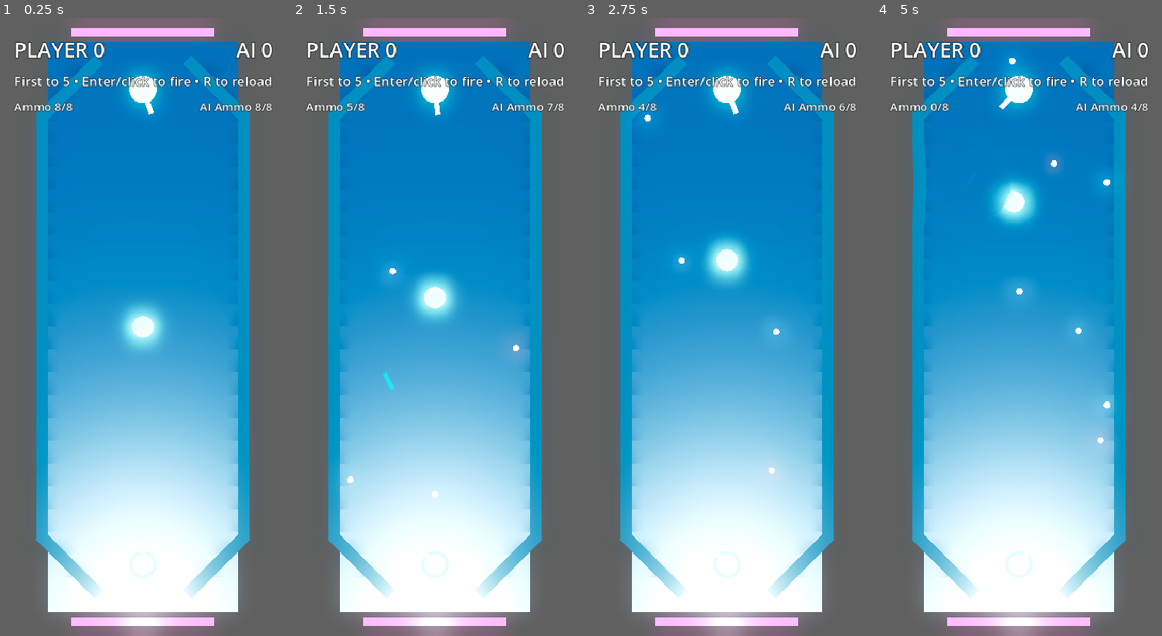
Above: before the commit, frames 1-4 (left to right).
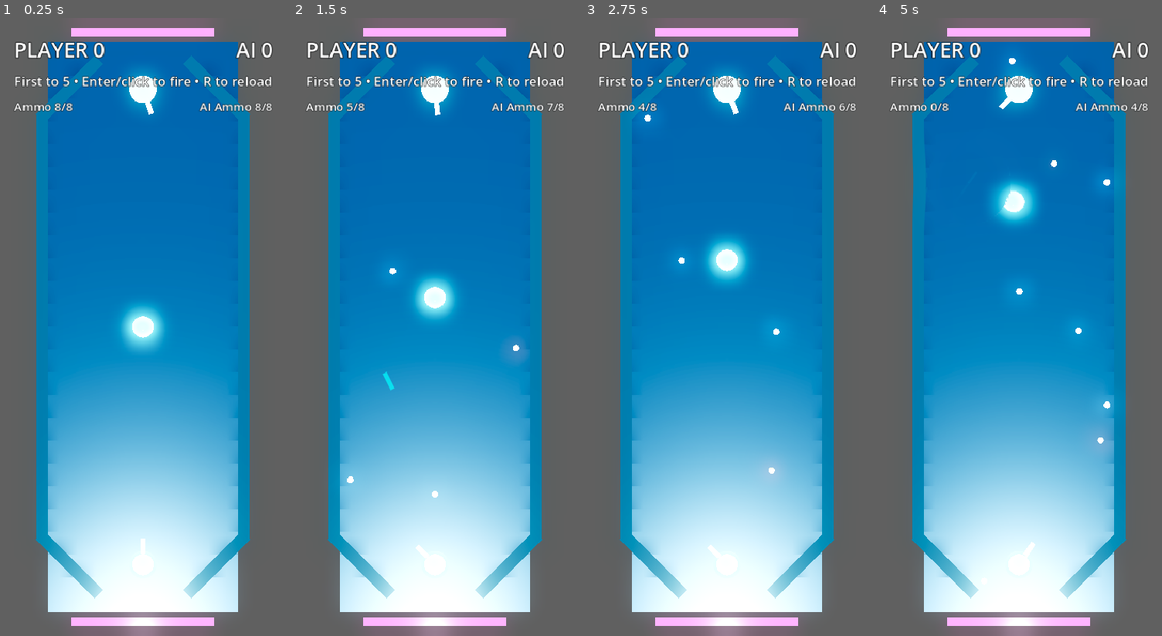
Above: after the commit, the same moments.

Repository: mchambers-mojang/sweet-vinegar-games
Game: Godot game, scene res://carom/scenes/carom_arena.tscn
Same seed, same stepped clock (60 frames per second), same inputs: the game is played once before the commit and once after it. This scene is started directly instead of the project's main scene.
Inputs (mouse positions are in pixels of both pictures, inside the frame that each line leads up to):
- Up to frame 1 (0.25 s): no input
- Up to frame 2 (1.5 s): tap Enter (ui_accept) at 0.5, 0.77, 1.25 s; move the mouse to (497, 296) at 0.52 s; hold Right (ui_right) 0.53-1.25 s; hold Shift 0.53-1.25 s; click (497, 296) at 0.67 s; drag from (377, 357) to (420, 450) at 1.27 s
- Up to frame 3 (2.75 s): tap Enter (ui_accept) at 2 s; move the mouse to (755, 191) at 2.02 s; hold Right (ui_right) from 2.03 s (still down); tap Ctrl at 2.1 s
- Up to frame 4 (5 s): release Right (ui_right) at 2.75 s; tap Enter (ui_accept) at 2.75, 3.5, 3.77, 4.25 s; drag from (1004, 450) to (933, 234) at 2.77 s; move the mouse to (1104, 419) at 3.52 s; hold Left (ui_left) 3.53-4.25 s; tap R at 3.6 s; drag from (933, 234) to (976, 172) at 4.27 s

The runs differ from the first frame. In frame 1, 30% of the frame differs, in the area x 12-88%, y 45-97%; in frame 2, 31%; in frame 3, 31%; in frame 4, 31%, in the area x 12-88%, y 21-97%.

Commit message:
fix: Add WorldEnvironment to kill bloom/washout
- Added Environment with glow disabled, dark background,
  ACES tonemapping, and no auto-exposure
- Reduced DirectionalLight energy from 2.2 to 1.0
- Dark ambient light so emissive materials stand out without
  everything washing to white

Co-authored-by: Copilot <223556219+Copilot@users.noreply.github.com>

Diff:
--- a/carom/scenes/carom_arena.tscn
+++ b/carom/scenes/carom_arena.tscn
@@ -56,13 +56,30 @@
 emission_energy_multiplier = 2.1
 roughness = 0.05
 
+[sub_resource type="Environment" id="14"]
+background_mode = 1
+background_color = Color(0.02, 0.02, 0.04, 1)
+ambient_light_source = 2
+ambient_light_color = Color(0.06, 0.08, 0.12, 1)
+ambient_light_energy = 0.4
+tonemap_mode = 2
+tonemap_white = 1.2
+glow_enabled = false
+
+[sub_resource type="CameraAttributesPractical" id="15"]
+auto_exposure_enabled = false
+
 [node name="CaromArena" type="Node3D"]
 script = ExtResource("1")
+
+[node name="WorldEnvironment" type="WorldEnvironment" parent="."]
+environment = SubResource("14")
+camera_attributes = SubResource("15")
 
 [node name="DirectionalLight3D" type="DirectionalLight3D" parent="."]
 position = Vector3(0, 8, 12)
 rotation_degrees = Vector3(-55, 0, 0)
-light_energy = 2.2
+light_energy = 1.0
 shadow_enabled = true
 
 ; --- Floor ---
Not shown: 1 places in carom/scenes/carom_arena.tscn that only renumber resources
